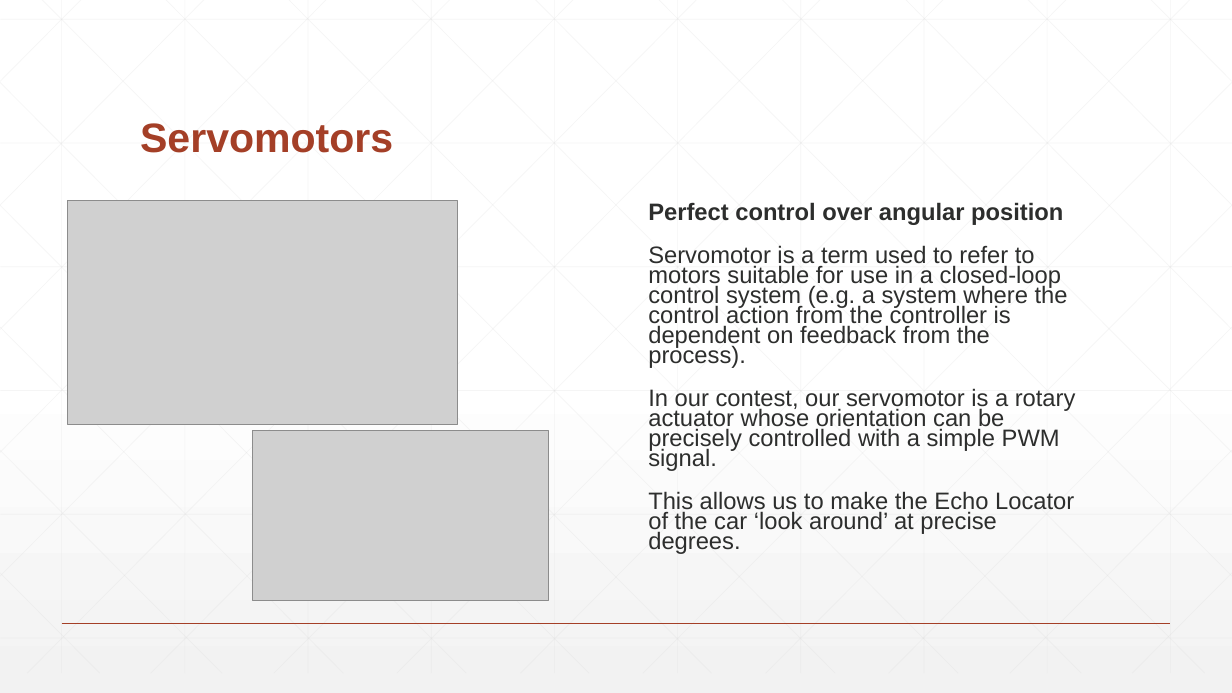
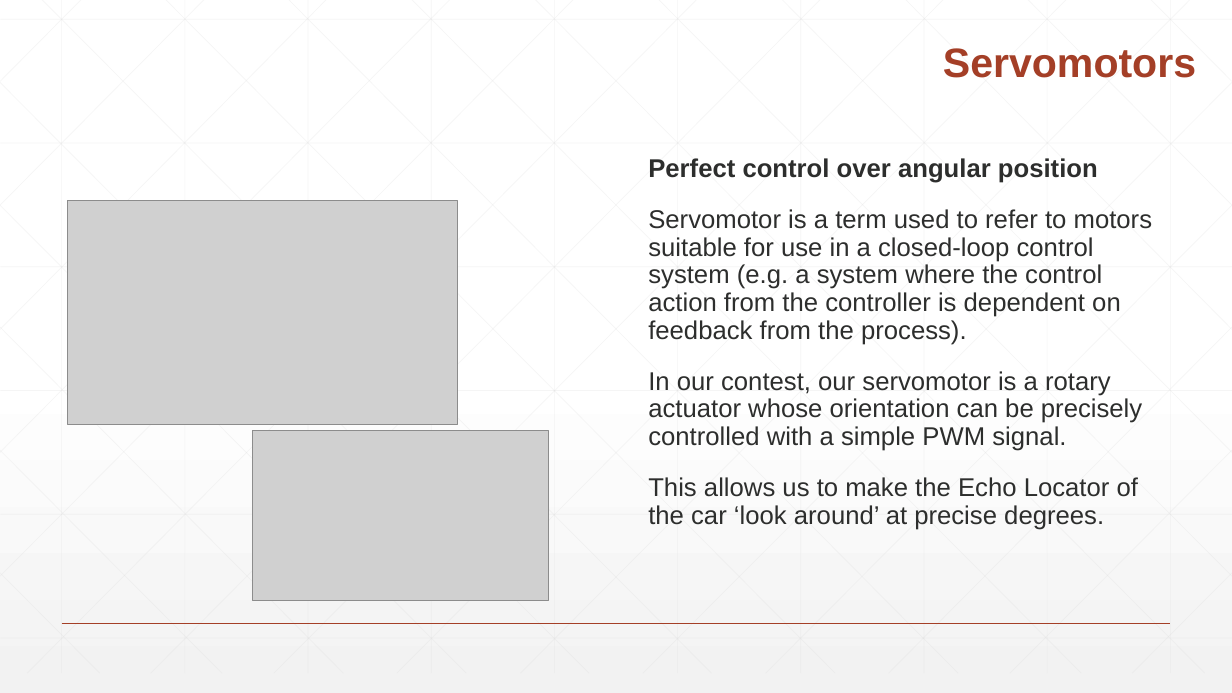
Before and after one commit to filippocastelli/uolli, a slide deck: slide 14 of Hardware_description.pptx. Drawn at 1232x693 pixels with LibreOffice and Linux fonts; fonts in the diff are those of the drawing; grey boxes stand for pictures. Boxes give left, top, right and bottom in pixels: in the first picture for what was removed or moved away, otherwise in the second. Text is boxed around its words. In the diff, an @@ line names an element or a change of style, - is before the commit and + after.

```diff
--- a/Hardware_description.pptx
+++ b/Hardware_description.pptx
@@ text "Servomotors": place and size @@
-text "Servomotors" at (140,123,393,153)
+text "Servomotors" at (943,48,1196,78)
@@ text "Servomotors" at (943,48,1196,78): alignment left to right; vertical alignment bottom to top @@
@@ text "Perfect control over angular position": place and size @@
-text "Perfect control over angular position" at (648,202,1076,554)
+text "Perfect control over angular position" at (648,158,1153,530)
@@ text "Perfect control over angular position" at (648,158,1153,530): size 18.5 to 20 pt; line spacing 0.7 to 0.9 @@
```
Also in this commit, not shown: 14 other slides changed.
